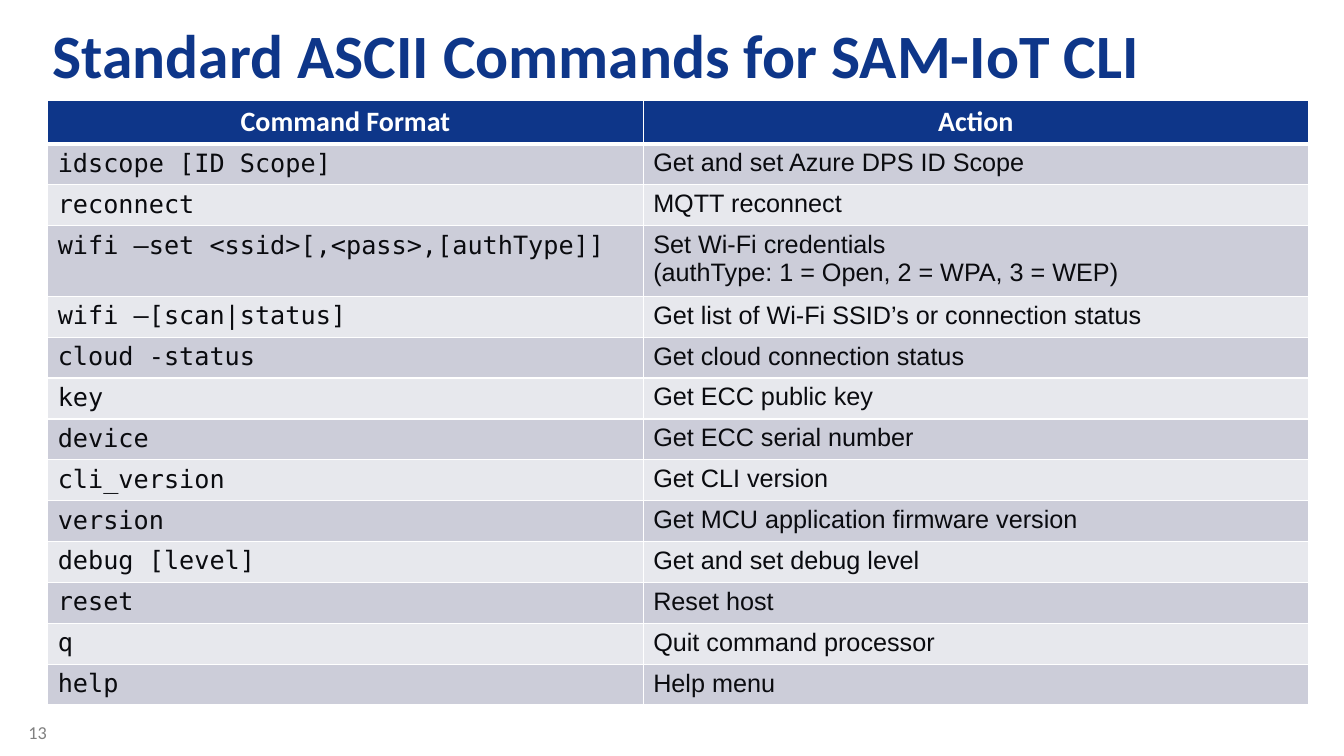
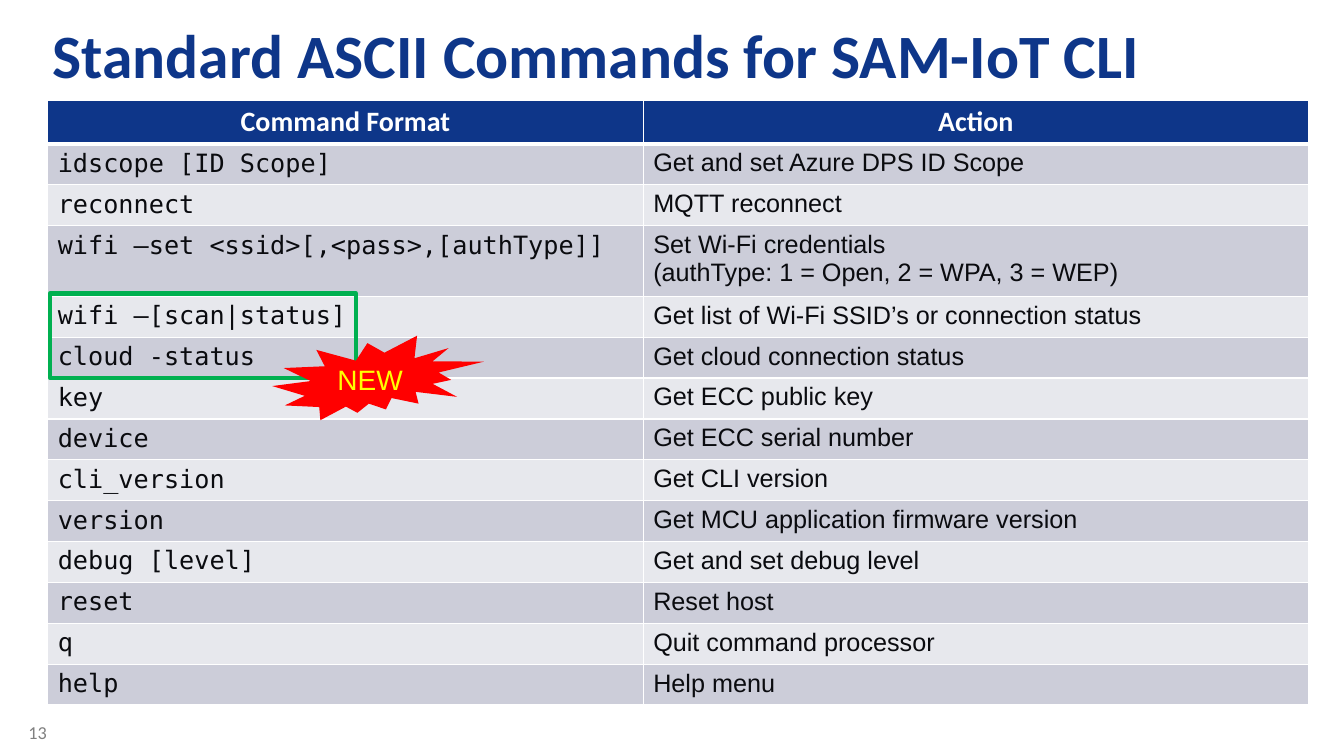
Before and after one commit to danewalton/Microchip-SAM-IoT-Wx, a slide deck: slide 13 of AO-Smith-MSFT-MCHP-r6.pptx. Drawn at 1344x756 pixels with LibreOffice and Linux fonts; fonts in the diff are those of the drawing; background and template pictures are left out. Boxes give left, top, right and bottom in pixels: in the first picture for what was removed or moved away, otherwise in the second. Text is boxed around its words. In the diff, an @@ line names an element or a change of style, - is before the commit and + after.

```diff
--- a/AO-Smith-MSFT-MCHP-r6.pptx
+++ b/AO-Smith-MSFT-MCHP-r6.pptx
@@ rectangle added at (x1=49, y1=293, x2=356, y2=378), outline #00B050 3 pt @@
@@ irregular seal added at (x1=272, y1=336, x2=484, y2=420), fill #FF0000, 20 pt, text #FFFF00 @@
+NEW
```
Also in this commit, not shown: 1 other slide changed.
